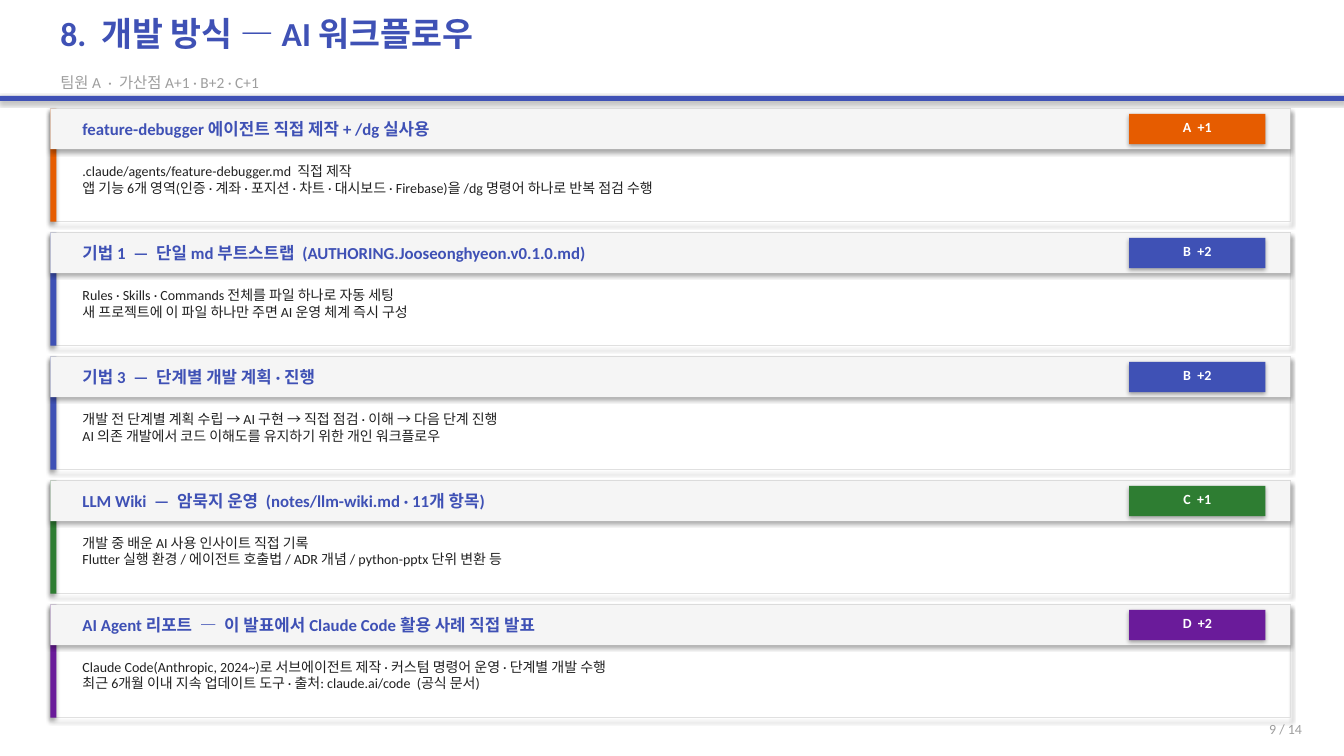
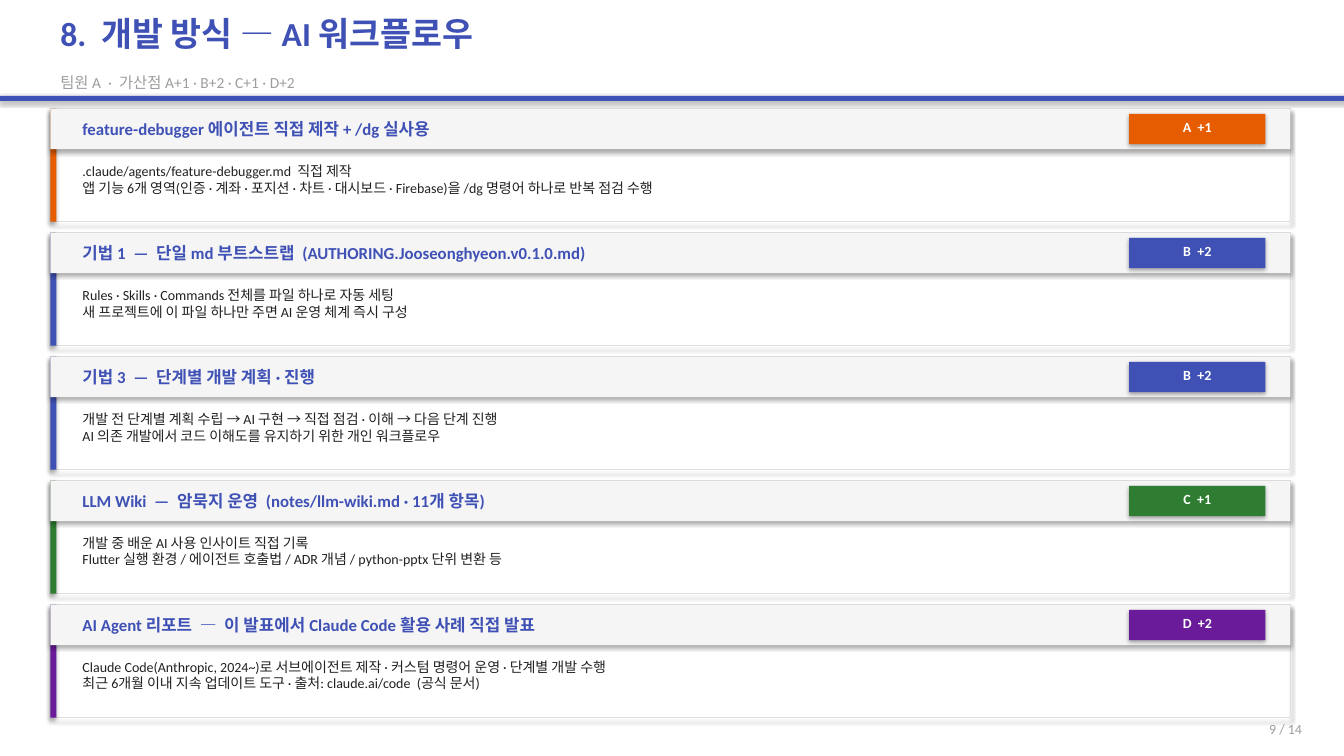
Before and after one commit to 2022136020/project_c, a slide deck: slide 9 of portfolio-tracker/presentation/portfolio-tracker-final.pptx. Drawn at 1344x756 pixels with LibreOffice and Linux fonts; fonts in the diff are those of the drawing. Boxes give left, top, right and bottom in pixels: in the first picture for what was removed or moved away, otherwise in the second. Text is boxed around its words. In the diff, an @@ line names an element or a change of style, - is before the commit and + after.

```diff
--- a/portfolio-tracker/presentation/portfolio-tracker-final.pptx
+++ b/portfolio-tracker/presentation/portfolio-tracker-final.pptx
@@ text at bbox=[60, 75, 295, 89]: text changed @@
-팀원 A · 가산점 A+1 · B+2 · C+1
+팀원 A · 가산점 A+1 · B+2 · C+1 · D+2
```
Also in this commit, not shown: 1 other file.
